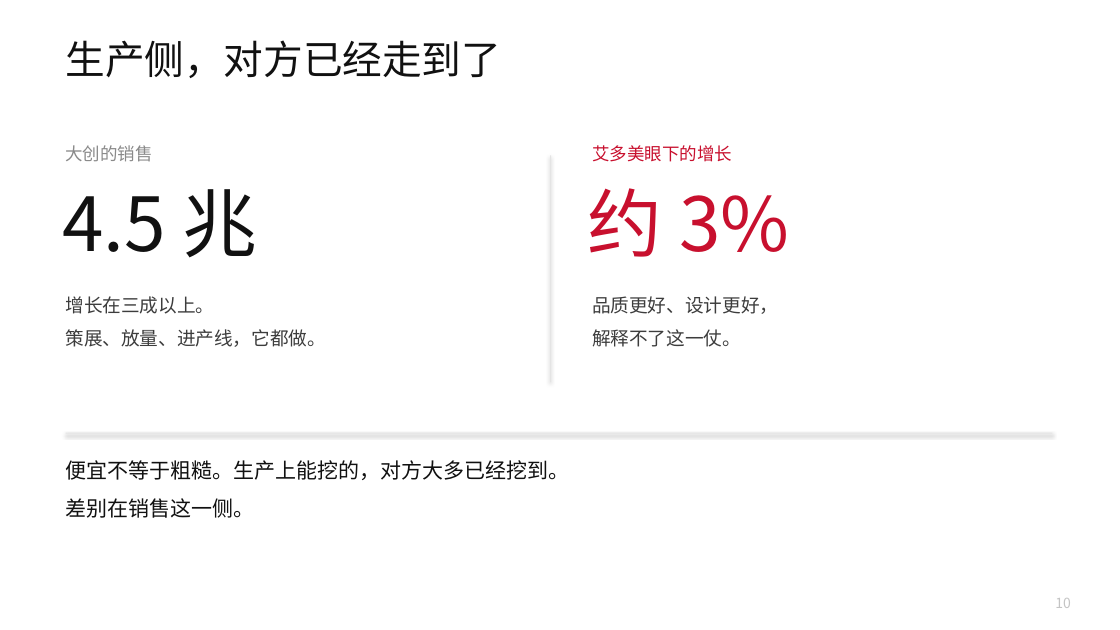
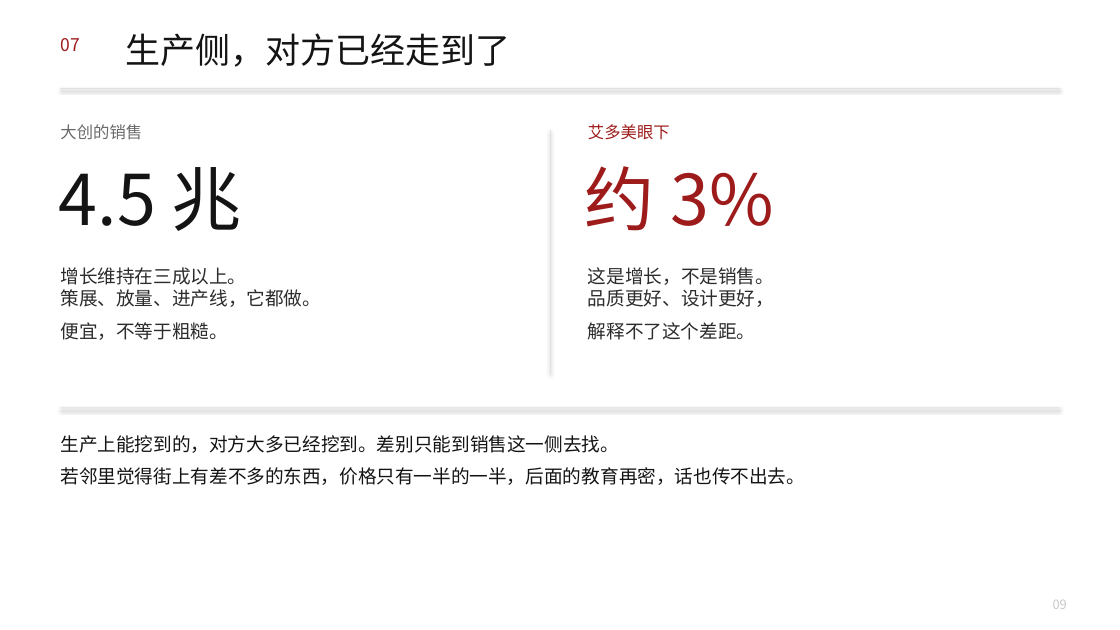
Before and after one commit to headshot9999/xiaoyi, a slide deck: slide 9 of 艾多美何以成为100兆韩元企业.pptx (slide 10 before the commit). Drawn at 1120x630 pixels with LibreOffice and Linux fonts; fonts in the diff are those of the drawing. Boxes give left, top, right and bottom in pixels: in the first picture for what was removed or moved away, otherwise in the second. Text is boxed around its words. In the diff, an @@ line names an element or a change of style, - is before the commit and + after.

```diff
--- a/艾多美何以成为100兆韩元企业.pptx
+++ b/艾多美何以成为100兆韩元企业.pptx
@@ text "生产侧，对方已经走到了": place and size @@
-text "生产侧，对方已经走到了" at bbox=[65, 40, 501, 78]
+text "生产侧，对方已经走到了" at bbox=[126, 33, 511, 67]
@@ text "生产侧，对方已经走到了" at bbox=[126, 33, 511, 67]: size 34 to 30 pt, text colour #111111 to #141414 @@
@@ text added at bbox=[60, 38, 79, 51], 15 pt, text #9E1B1B @@
+07
@@ rectangle added at bbox=[60, 88, 1060, 89], fill #E2E2E2 @@
@@ text "大创的销售": place and size @@
-text "大创的销售" at bbox=[65, 145, 152, 162]
+text "大创的销售" at bbox=[60, 124, 142, 140]
@@ text "大创的销售" at bbox=[60, 124, 142, 140]: size 15 to 14 pt, text colour #8A8A8A to #6A6A6A @@
@@ rectangle: place and size @@
-rectangle at bbox=[550, 155, 551, 382]
+rectangle at bbox=[550, 130, 551, 374]
@@ rectangle at bbox=[550, 130, 551, 374]: fill #E4E4E4 to #E2E2E2 @@
@@ text at bbox=[588, 124, 670, 140]: text changed; size 15 to 14 pt; text colour #C8102E to #9E1B1B @@
-艾多美眼下的增长
+艾多美眼下
@@ text "4.5 兆": place and size @@
-text "4.5 兆" at bbox=[62, 189, 257, 258]
+text "4.5 兆" at bbox=[59, 167, 242, 231]
@@ text "4.5 兆" at bbox=[59, 167, 242, 231]: size 64 to 60 pt, text colour #111111 to #141414 @@
@@ text "约 3%": place and size @@
-text "约 3%" at bbox=[588, 188, 789, 257]
+text "约 3%" at bbox=[585, 166, 773, 231]
@@ text "约 3%" at bbox=[585, 166, 773, 231]: size 64 to 60 pt, text colour #C8102E to #9E1B1B @@
@@ text at bbox=[60, 267, 321, 340]: text changed; text colour #3D3D3D to #2C2C2C @@
-增长在三成以上。
-策展、放量、进产线，它都做。
+增长维持在三成以上。
+策展、放量、进产线，它都做。
+便宜，不等于粗糙。
@@ text at bbox=[588, 267, 774, 340]: text changed; text colour #3D3D3D to #2C2C2C @@
-品质更好、设计更好，
-解释不了这一仗。
+这是增长，不是销售。
+品质更好、设计更好，
+解释不了这个差距。
@@ rectangle at bbox=[60, 408, 1060, 408]: fill #E4E4E4 to #E2E2E2 @@
@@ rectangle: place and size @@
-rectangle at bbox=[66, 433, 1053, 434]
+rectangle at bbox=[60, 408, 1060, 408]
@@ text at bbox=[60, 435, 805, 485]: text changed; size 18 to 16 pt; text colour #111111 to #141414 @@
-便宜不等于粗糙。生产上能挖的，对方大多已经挖到。
-差别在销售这一侧。
+生产上能挖到的，对方大多已经挖到。差别只能到销售这一侧去找。
+若邻里觉得街上有差不多的东西，价格只有一半的一半，后面的教育再密，话也传不出去。
@@ text removed at bbox=[1055, 598, 1071, 608] @@
-10
@@ text added at bbox=[1053, 600, 1067, 609], 11 pt, text #C8C8C8 @@
+09
```
Also in this commit, not shown: 11 other slides changed, 2 slides added, 3 slides removed, 2 other files.
